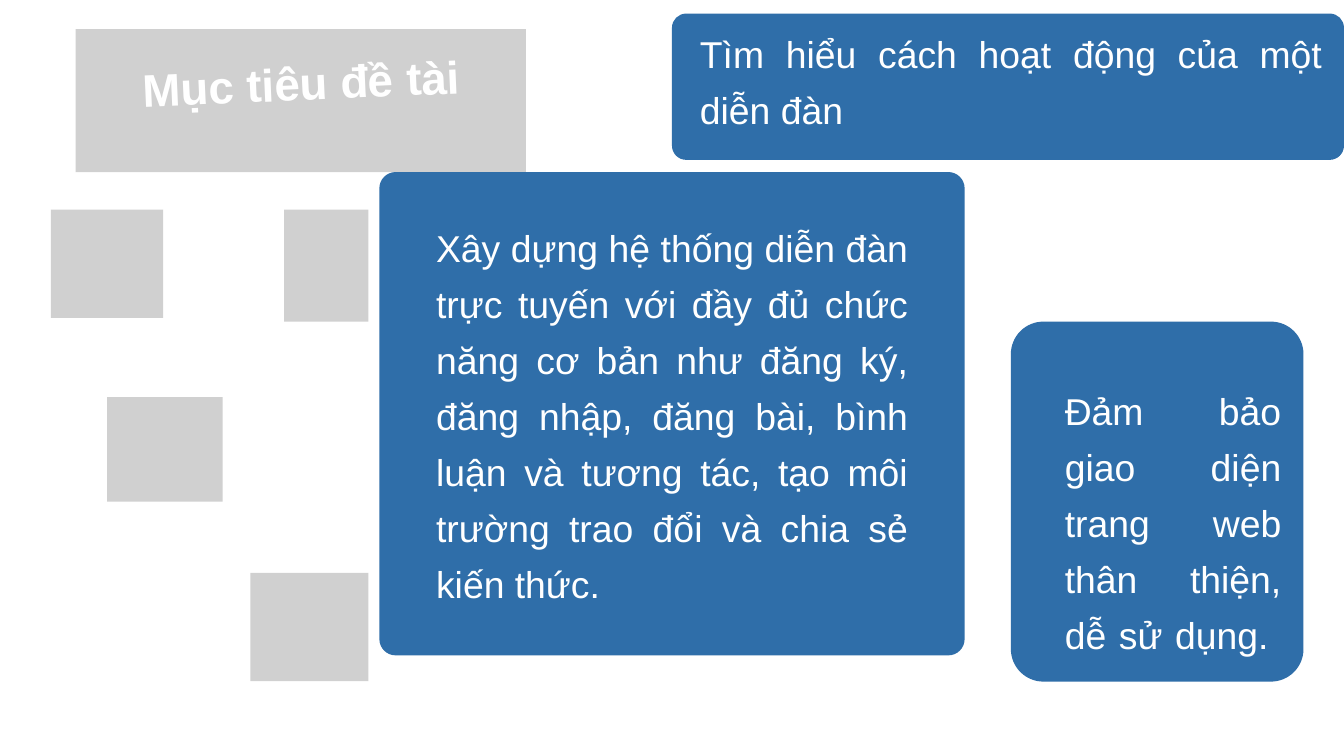
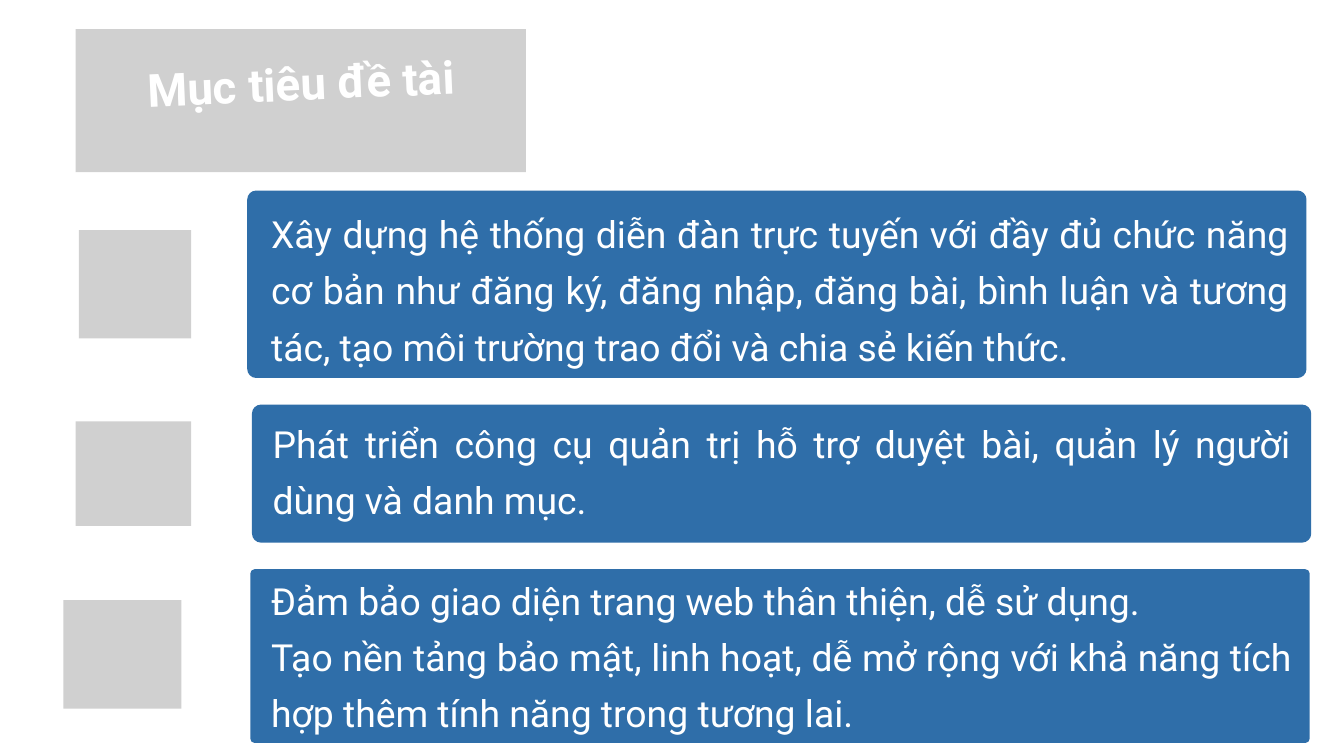
Before and after one commit to URMySunshinee/cn-da21ttc-letructin-forum-laravel, a slide deck: slide 5 of thesis/abs/PPT Báo Cáo CN.pptx. Drawn at 1344x756 pixels with LibreOffice and Linux fonts; fonts in the diff are those of the drawing; grey boxes stand for pictures. Boxes give left, top, right and bottom in pixels: in the first picture for what was removed or moved away, otherwise in the second. Text is boxed around its words. In the diff, an @@ line names an element or a change of style, - is before the commit and + after.

```diff
--- a/thesis/abs/PPT Báo Cáo CN.pptx
+++ b/thesis/abs/PPT Báo Cáo CN.pptx
@@ text "Mục tiêu đề tài" at <box>148,60,455,112</box>: font Arial to Roboto @@
@@ text removed at <box>700,39,1322,125</box> @@
-Tìm hiểu cách hoạt động của một diễn đàn
@@ freeform shape: place and size @@
-freeform shape at <box>380,172,965,655</box>
+freeform shape at <box>247,191,1306,378</box>
@@ text "Xây dựng hệ thống diễn ..." at <box>271,217,1288,369</box>: font Arial to Roboto @@
@@ text "Xây dựng hệ thống diễn ...": place and size @@
-text "Xây dựng hệ thống diễn ..." at <box>436,233,908,599</box>
+text "Xây dựng hệ thống diễn ..." at <box>271,217,1288,369</box>
@@ picture: place and size @@
-picture at <box>51,210,163,318</box>
+picture at <box>79,230,191,338</box>
@@ picture removed at <box>284,210,368,322</box> @@
@@ freeform shape: place and size @@
-freeform shape at <box>672,13,1344,160</box>
+freeform shape at <box>252,405,1311,542</box>
@@ picture: place and size @@
-picture at <box>107,397,222,502</box>
+picture at <box>75,421,191,526</box>
@@ text added at <box>273,426,1290,522</box>, 40 pt, text #FFFFFF @@
+Phát triển công cụ quản trị hỗ trợ duyệt bài, quản lý người dùng và danh mục.
@@ freeform shape: place and size @@
-freeform shape at <box>1011,322,1303,682</box>
+freeform shape at <box>251,569,1310,743</box>
@@ text "Đảm bảo giao diện trang ...": place and size @@
-text "Đảm bảo giao diện trang ..." at <box>1065,397,1282,656</box>
+text "Đảm bảo giao diện trang ..." at <box>271,584,1291,735</box>
@@ picture removed at <box>251,573,369,681</box> @@
@@ text at <box>271,584,1140,623</box>: font Arial to Roboto in "Đảm bảo giao diện trang web thân ..." @@
@@ picture added at <box>1083,576,1167,688</box> @@
@@ picture added at <box>63,600,181,708</box> @@
@@ text at <box>271,640,1291,735</box>: paragraph added @@
+Tạo nền tảng bảo mật, linh hoạt, dễ mở rộng với khả năng tích hợp thêm tính năng trong tương lai.
```
Also in this commit, not shown: 9 other slides changed, 4 slides added, 10 slides removed, 2 other files.
